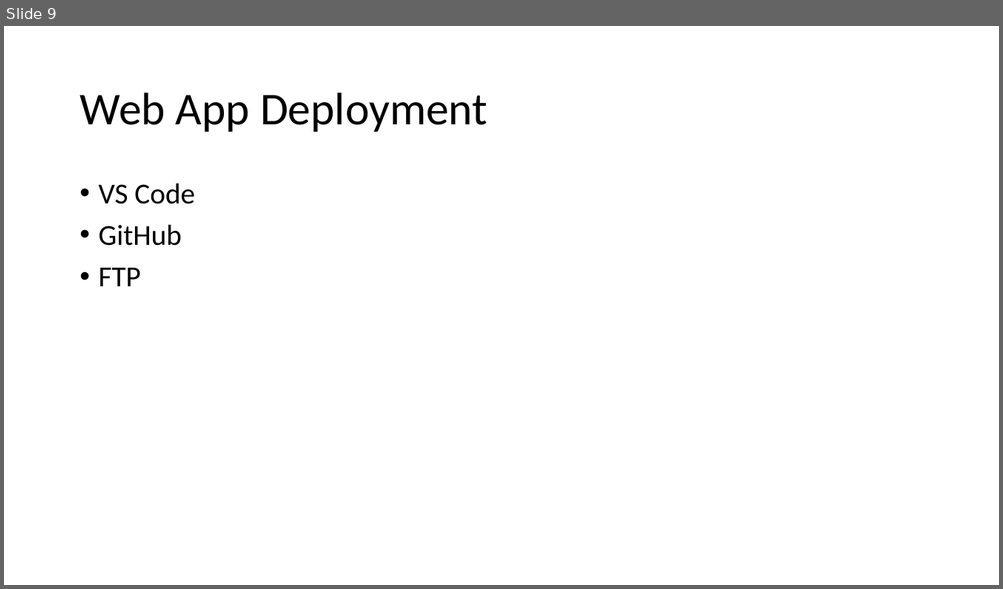
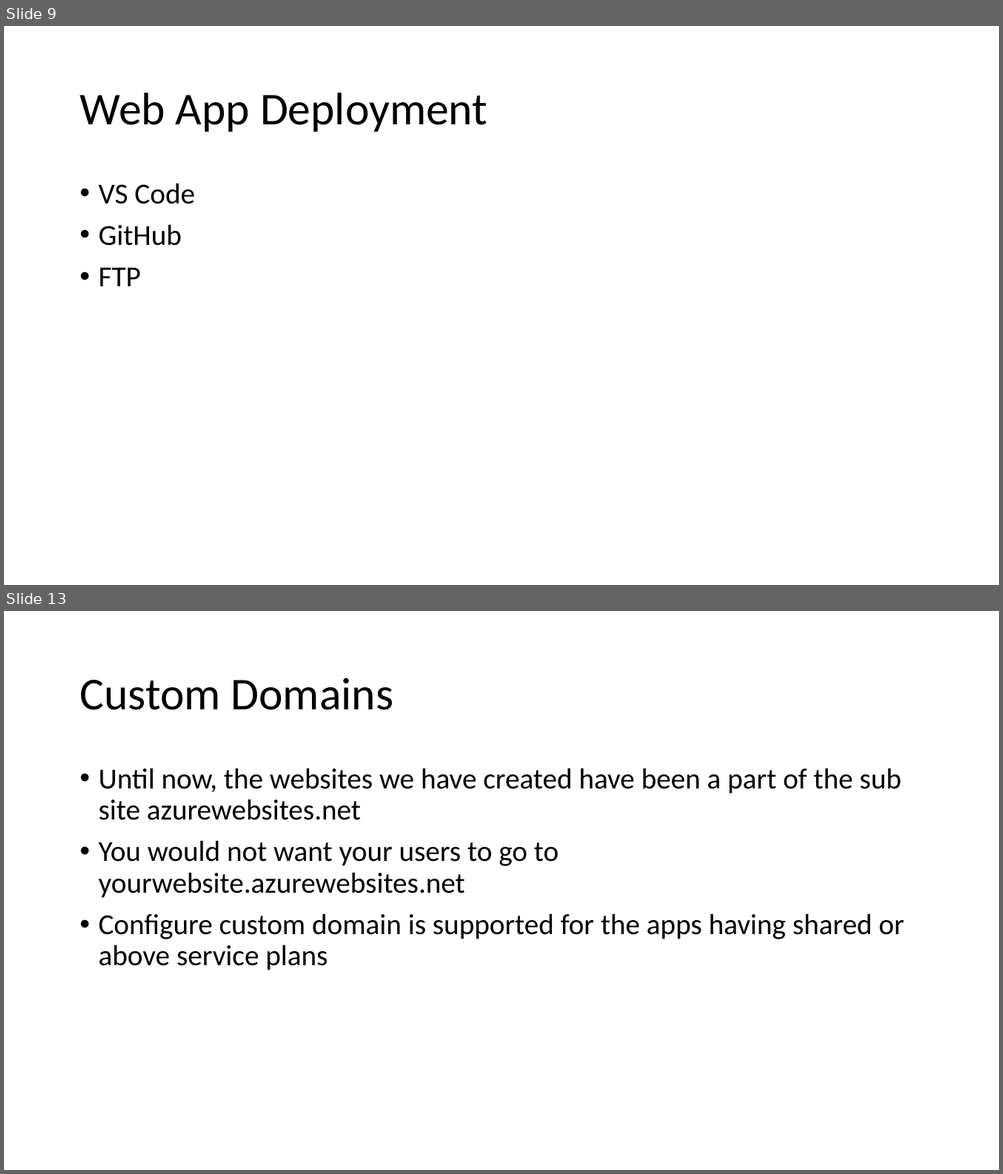
Before and after one commit to aswini-roy/Az104-D, a slide deck: Design and Implement Azure App Service Apps.pptx. Shown one above the other, each under a label of ours: slide 9 before the commit, slides 9 and 13 after it; the slides between them are not shown. The pictures are 1003x589 and 1003x1174 pixels, drawn with LibreOffice and Linux fonts; fonts in the diff are those of the drawing. Boxes give left, top, right and bottom in pixels: in the first picture for what was removed or moved away, otherwise in the second. Text is boxed around its words. In the diff, an @@ line names an element or a change of style, - is before the commit and + after.

Commit message:
Day 8 and 9

```diff
--- a/Design and Implement Azure App Service Apps.pptx
+++ b/Design and Implement Azure App Service Apps.pptx
@@ slide 13 added at bbox=[4, 611, 999, 1170], background #FFFFFF @@
@@ title added at bbox=[79, 678, 394, 710], 44 pt, text #000000 @@
+Custom Domains
@@ text added at bbox=[99, 768, 904, 971], 28 pt, text #000000 @@
+• Until now, the websites we have created have been a part of the sub site azurewebsites.net
+• You would not want your users to go to yourwebsite.azurewebsites.net
+• Configure custom domain is supported for the apps having shared or above service plans
```
Also in this commit, not shown: 1 slide changed, 4 other slides added.
